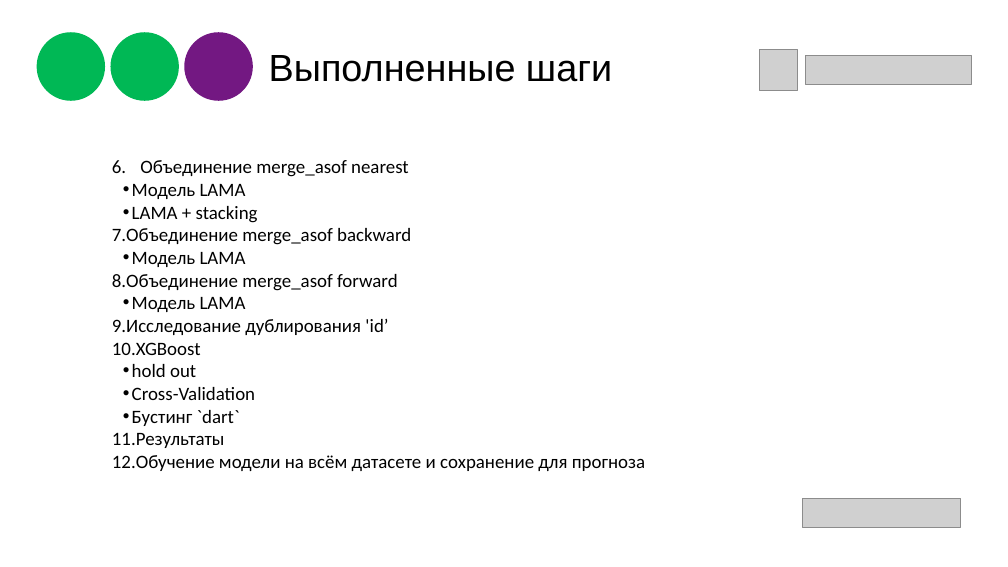
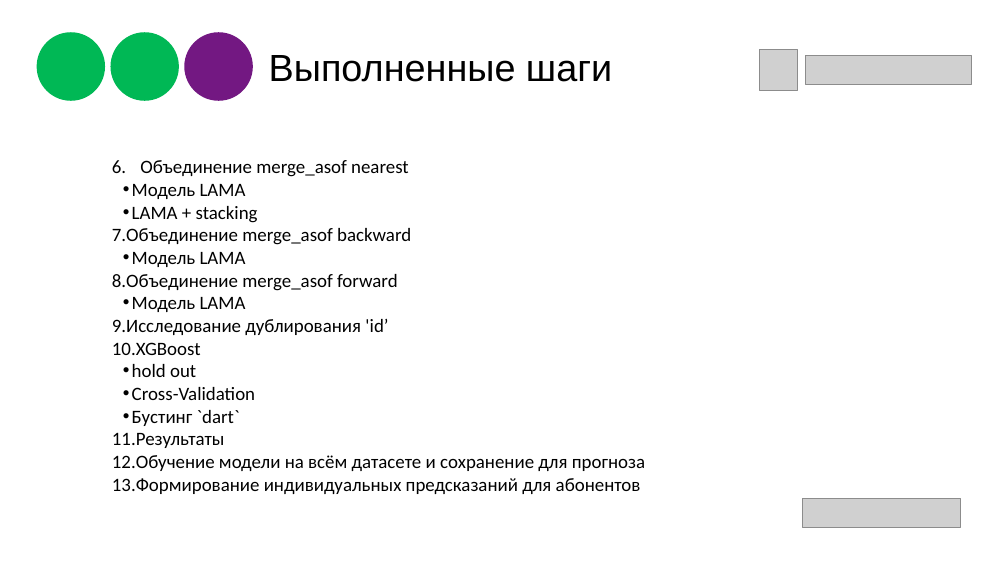
Before and after one commit to AndreiBazhenau/gb, a slide deck: slide 3 of megafon/final_project/final_project_magafon_presentation.pptx. Drawn at 1008x567 pixels with LibreOffice and Linux fonts; fonts in the diff are those of the drawing; grey boxes stand for pictures. Boxes give left, top, right and bottom in pixels: in the first picture for what was removed or moved away, otherwise in the second. Text is boxed around its words. In the diff, an @@ line names an element or a change of style, - is before the commit and + after.

```diff
--- a/megafon/final_project/final_project_magafon_presentation.pptx
+++ b/megafon/final_project/final_project_magafon_presentation.pptx
@@ text at box(112, 478, 641, 494): paragraph added @@
+13. Формирование индивидуальных предсказаний для абонентов
```
Also in this commit, not shown: 1 slide added, 1 slide removed, 3 other files.
